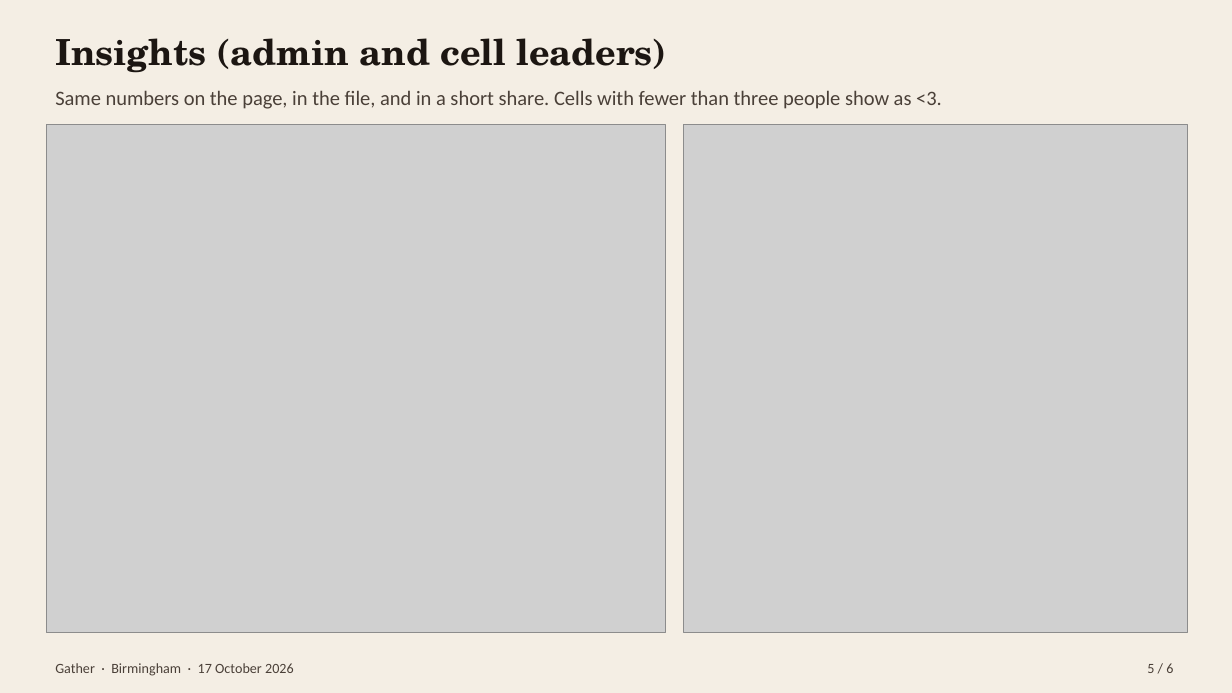
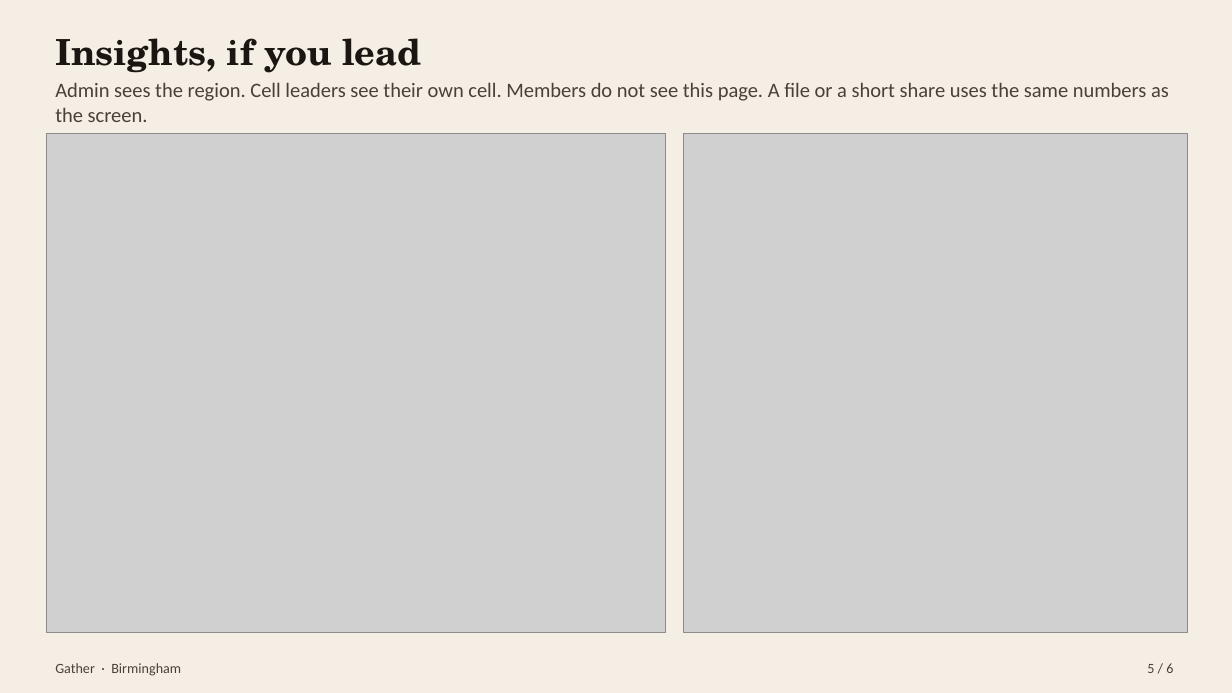
Before and after one commit to ai-xps/comms_events_v1, a slide deck: slide 5 of docs/presentation/Gather-tester-guide.pptx. Drawn at 1232x693 pixels with LibreOffice and Linux fonts; fonts in the diff are those of the drawing; grey boxes stand for pictures. Boxes give left, top, right and bottom in pixels: in the first picture for what was removed or moved away, otherwise in the second. Text is boxed around its words. In the diff, an @@ line names an element or a change of style, - is before the commit and + after.

```diff
--- a/docs/presentation/Gather-tester-guide.pptx
+++ b/docs/presentation/Gather-tester-guide.pptx
@@ text at [55, 38, 421, 73]: text changed @@
-Insights (admin and cell leaders)
+Insights, if you lead
@@ text at [55, 82, 1169, 122]: text changed @@
-Same numbers on the page, in the file, and in a short share. Cells with fewer than three people show as <3.
+Admin sees the region. Cell leaders see their own cell. Members do not see this page. A file or a short share uses the same numbers as the screen.
@@ picture: place and size @@
-picture at [46, 125, 665, 633]
+picture at [46, 134, 665, 633]
@@ picture: place and size @@
-picture at [684, 125, 1188, 633]
+picture at [684, 134, 1188, 633]
@@ text at [55, 663, 181, 676]: text changed @@
-Gather · Birmingham · 17 October 2026
+Gather · Birmingham
```
Also in this commit, not shown: 4 other slides changed, 1 slide added, 1 slide removed, 7 other files.
